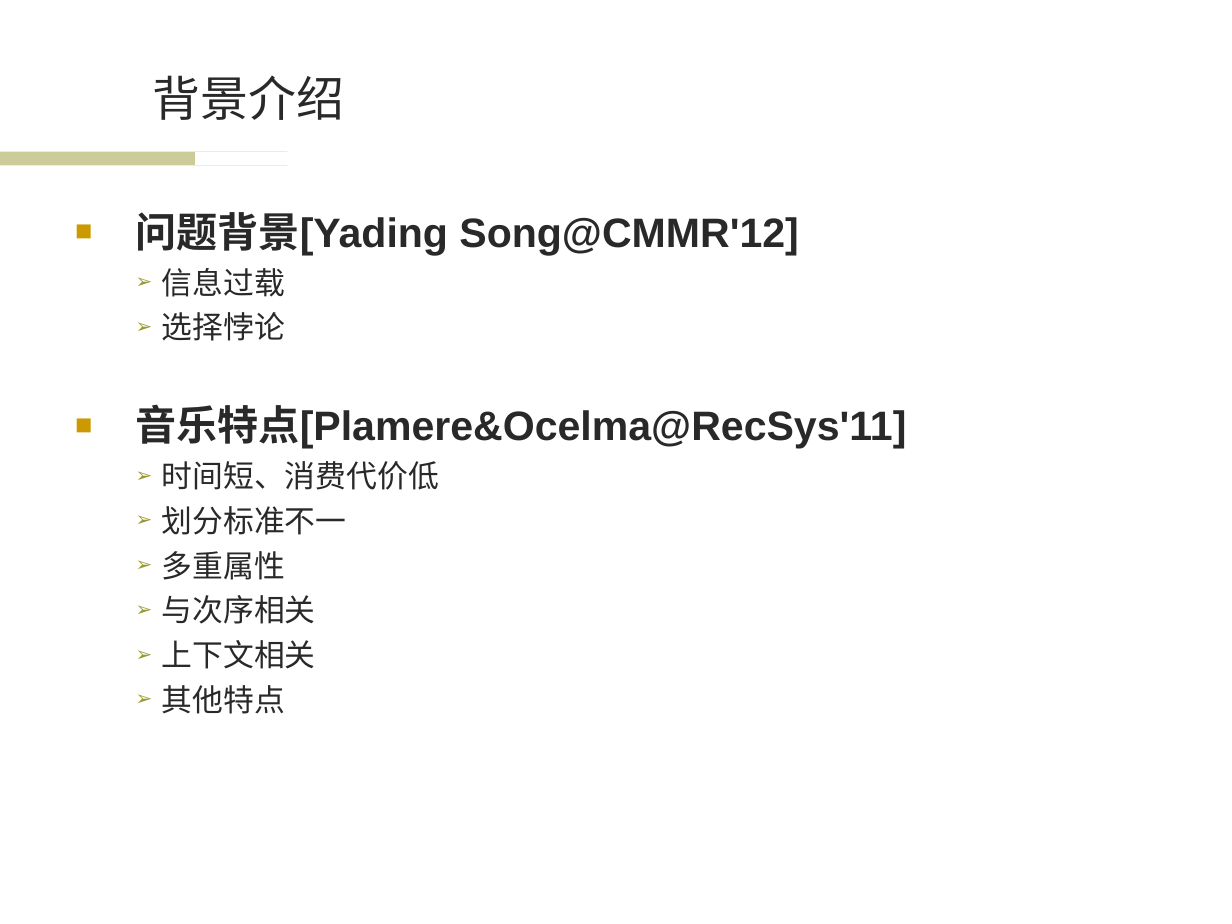
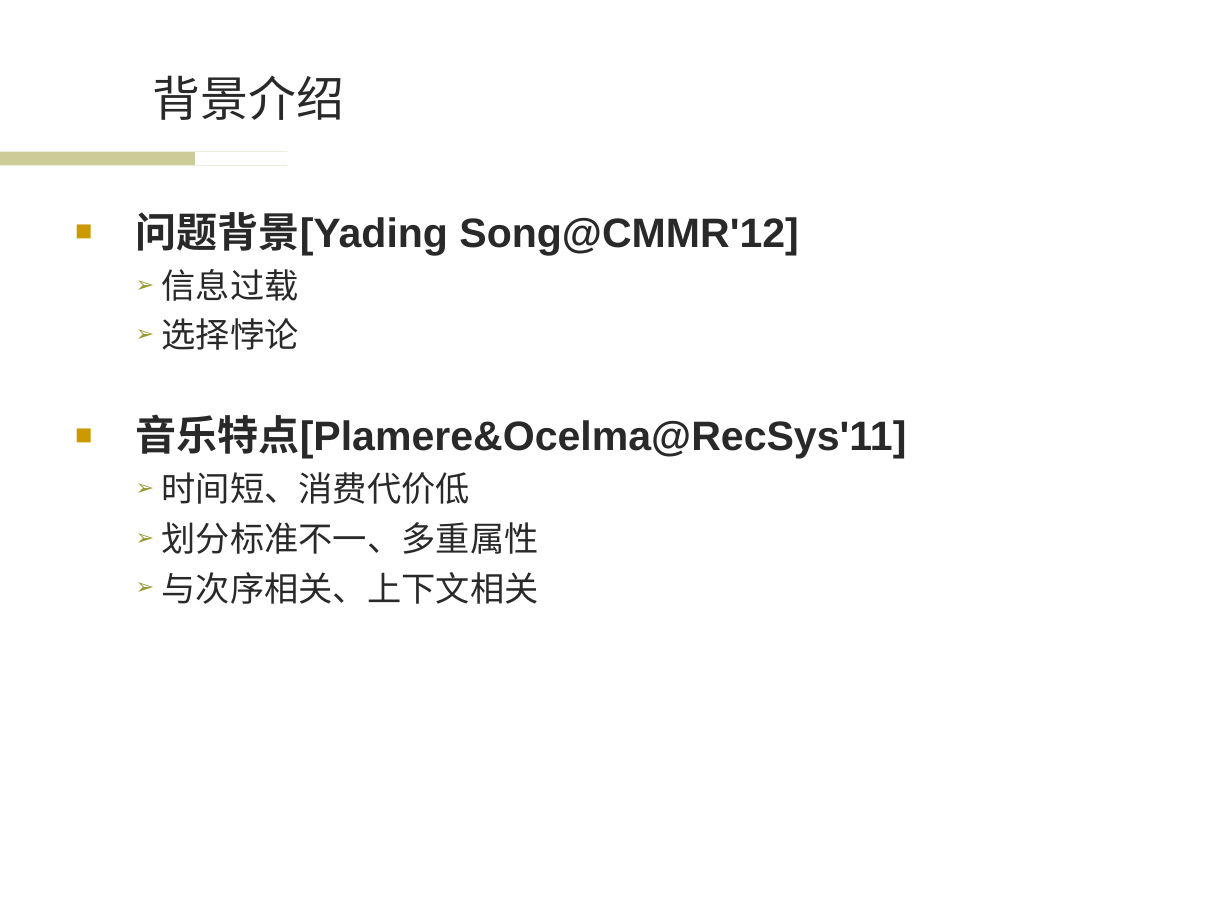
Before and after one commit to wwssttt/NJUThesis, a slide deck: slide 3 of ppt/一种基于时间序列分析的个性化音乐推荐系统及其实现.ppt. Drawn at 1232x924 pixels with LibreOffice and Linux fonts; fonts in the diff are those of the drawing; background and template pictures are left out. Boxes give left, top, right and bottom in pixels: in the first picture for what was removed or moved away, otherwise in the second. Text is boxed around its words. In the diff, an @@ line names an element or a change of style, - is before the commit and + after.

```diff
--- a/ppt/一种基于时间序列分析的个性化音乐推荐系统及其实现.ppt
+++ b/ppt/一种基于时间序列分析的个性化音乐推荐系统及其实现.ppt
@@ text at box(162, 269, 470, 504): size 18 to 20 pt in "信息过载", "选择悖论", "时间短、消费代价低" @@
@@ text at box(162, 522, 539, 604): text changed; size 18 to 20 pt @@
-  ➢ 划分标准不一
-  ➢ 多重属性
-  ➢ 与次序相关
-  ➢ 上下文相关
-  ➢ 其他特点
+  ➢ 划分标准不一、多重属性
+  ➢ 与次序相关、上下文相关
```
Also in this commit, not shown: 13 other slides changed.
